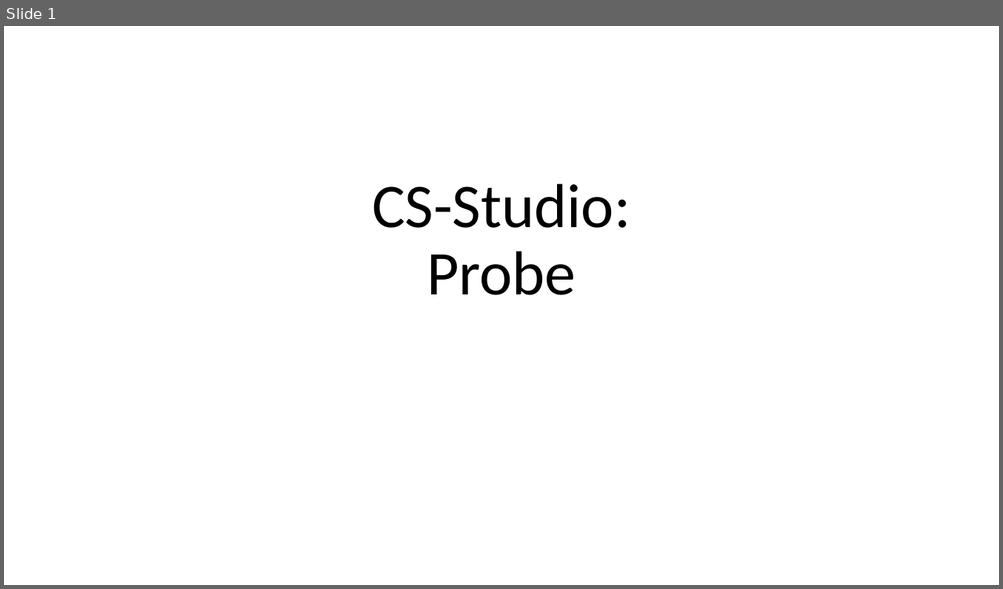
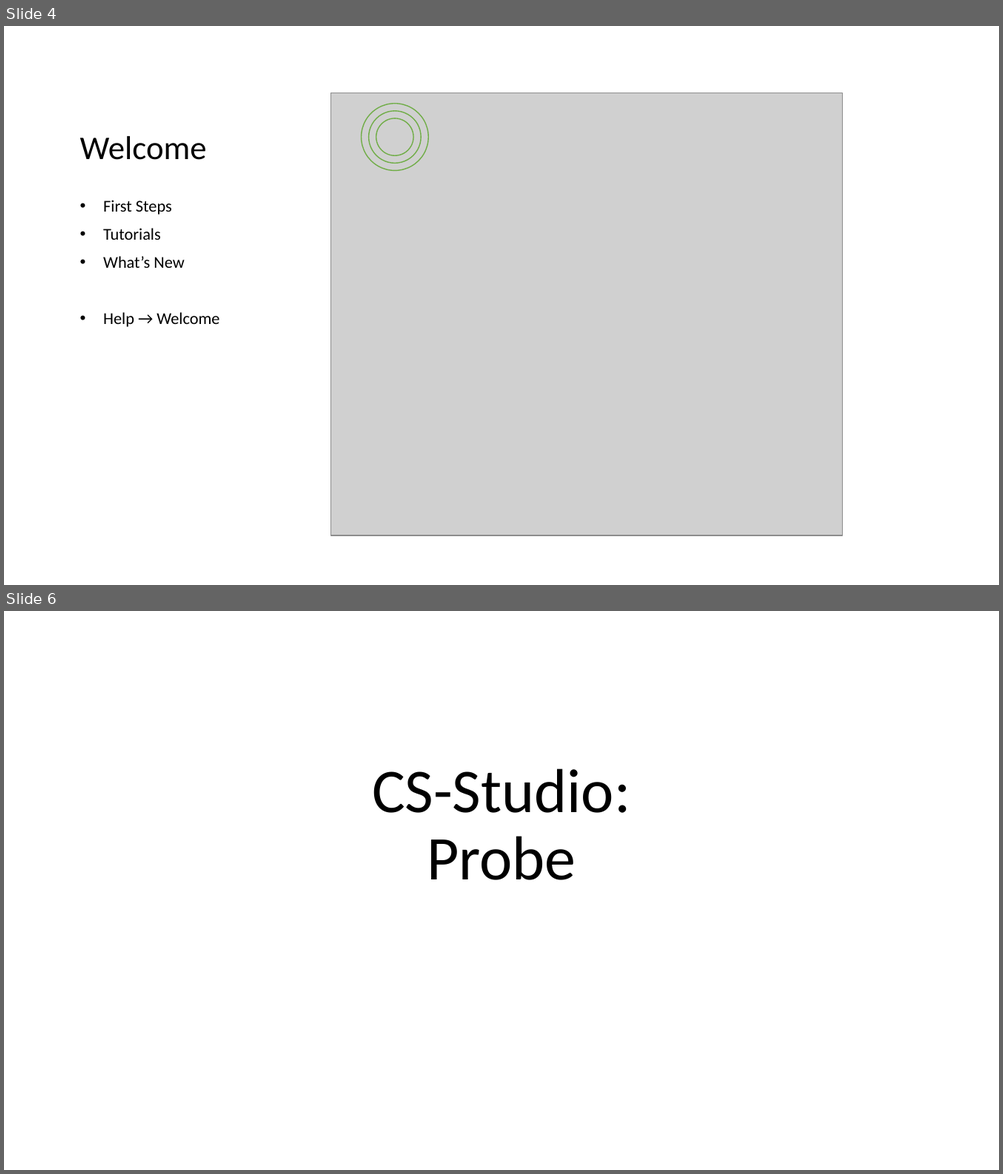
Before and after one commit to shroffk/cs-studio-training, a slide deck: presentations/1 CS-Studio - Probe.pptx. Shown one above the other, each under a label of ours: slide 1 before the commit, slides 4 and 6 after it; the slides between them are not shown. The pictures are 1003x589 and 1003x1174 pixels, drawn with LibreOffice and Linux fonts; fonts in the diff are those of the drawing; grey boxes stand for pictures. Boxes give left, top, right and bottom in pixels: in the first picture for what was removed or moved away, otherwise in the second. Text is boxed around its words. In the diff, an @@ line names an element or a change of style, - is before the commit and + after.

```diff
--- a/presentations/1 CS-Studio - Probe.pptx
+++ b/presentations/1 CS-Studio - Probe.pptx
@@ slide 4 added at bbox=[4, 26, 999, 585], background #FFFFFF @@
@@ picture added at bbox=[331, 93, 842, 537] @@
@@ ellipse added at bbox=[361, 104, 429, 171], outline #70AD47 1 pt @@
@@ ellipse added at bbox=[369, 111, 421, 164], outline #70AD47 1 pt @@
@@ title added at bbox=[80, 136, 207, 160], 32 pt, text #000000 @@
+Welcome
@@ ellipse added at bbox=[376, 118, 414, 156], outline #70AD47 1 pt @@
@@ text added at bbox=[103, 200, 219, 327], 16 pt, text #000000 @@
+• First Steps
+• Tutorials
+• What’s New
+• Help → Welcome
@@ what was slide 1 is now slide 6 @@
```
Also in this commit, not shown: 1 slide changed, 10 other slides added, 24 other files.
